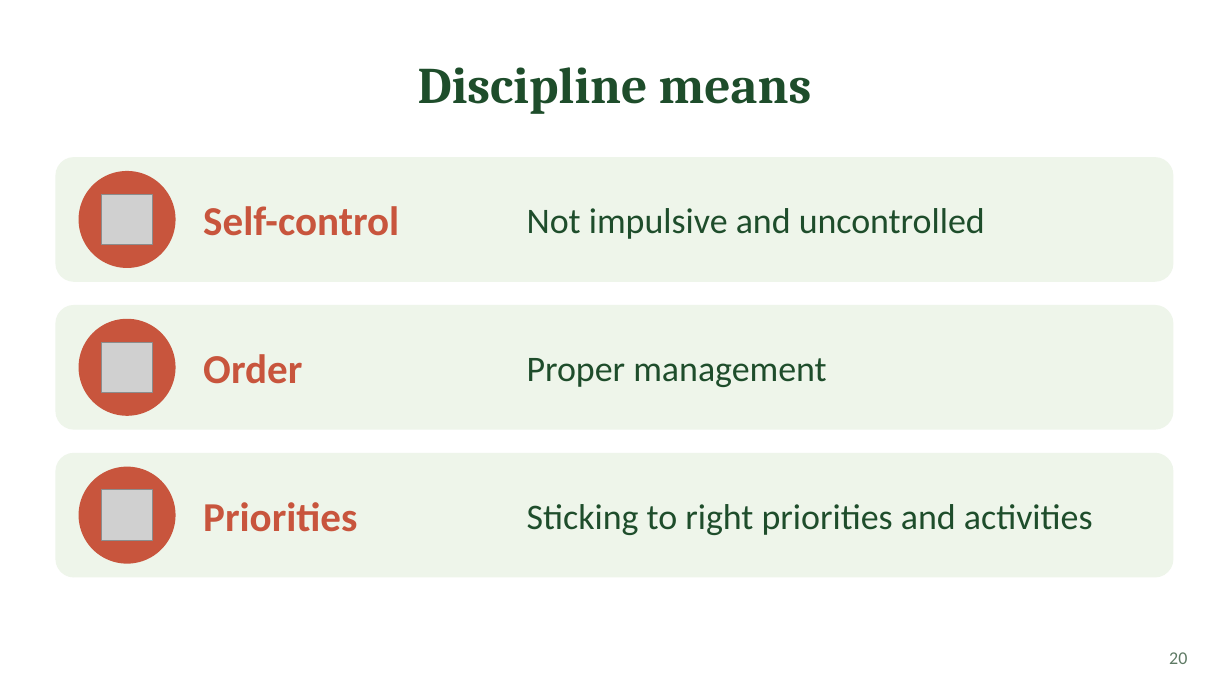
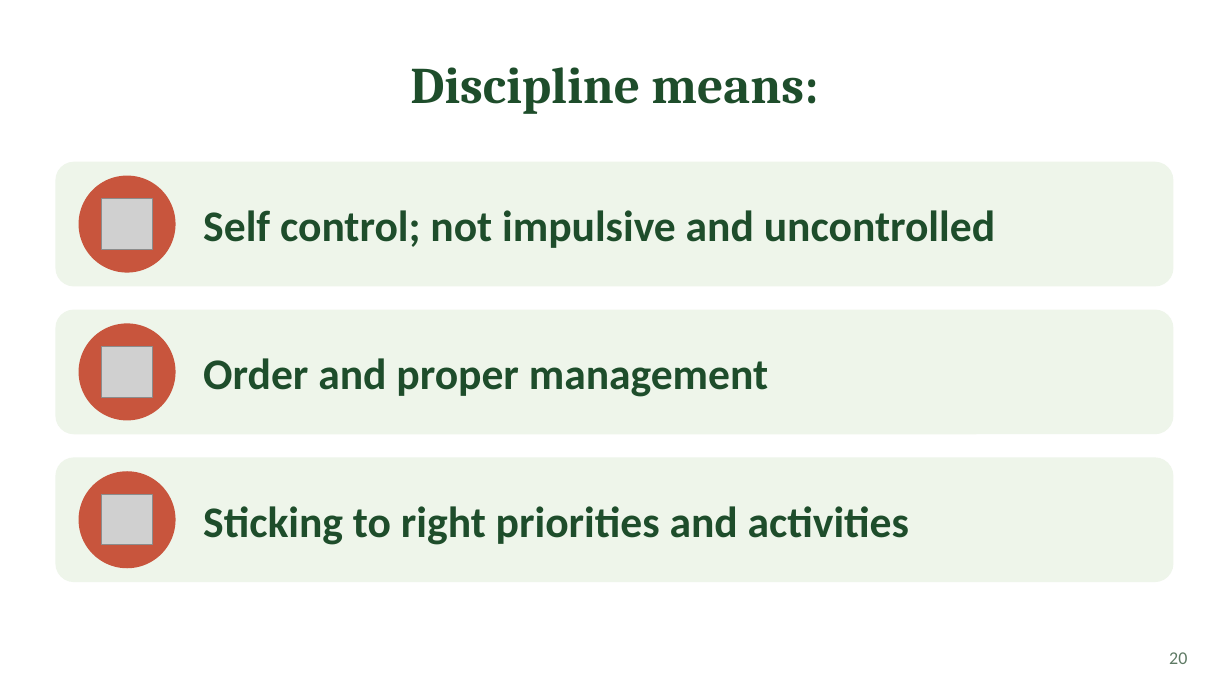
Before and after one commit to FactoJanrenzo/demohub, a slide deck: slide 20 of presentation/Sowing-the-Best.pptx. Drawn at 1232x693 pixels with LibreOffice and Linux fonts; fonts in the diff are those of the drawing; grey boxes stand for pictures; background and template pictures are left out. Boxes give left, top, right and bottom in pixels: in the first picture for what was removed or moved away, otherwise in the second. Text is boxed around its words. In the diff, an @@ line names an element or a change of style, - is before the commit and + after.

```diff
--- a/presentation/Sowing-the-Best.pptx
+++ b/presentation/Sowing-the-Best.pptx
@@ title at (x1=410, y1=67, x2=818, y2=114): text changed @@
-Discipline means
+Discipline means:
@@ text removed at (x1=527, y1=208, x2=985, y2=239) @@
-Not impulsive and uncontrolled
@@ text at (x1=203, y1=210, x2=995, y2=248): text changed; size 32 to 34 pt; text colour #C8553D to #1E4D2B @@
-Self-control
+Self control; not impulsive and uncontrolled
@@ text at (x1=203, y1=358, x2=768, y2=397): text changed; size 28 to 34 pt; bold on @@
-Proper management
+Order and proper management
@@ text removed at (x1=203, y1=354, x2=302, y2=384) @@
-Order
@@ 3 pictures, 3 rounded rectangles, 3 ellipses moved together from (x1=55, y1=157, x2=1174, y2=578) to (x1=55, y1=162, x2=1174, y2=582) @@
@@ text "Sticking to right priorities and ..." moved from (x1=527, y1=504, x2=1093, y2=535) to (x1=203, y1=506, x2=909, y2=545) @@
@@ text "Sticking to right priorities and ..." at (x1=203, y1=506, x2=909, y2=545): size 28 to 34 pt, bold on @@
@@ text removed at (x1=203, y1=502, x2=357, y2=532) @@
-Priorities
```
Also in this commit, not shown: 25 other slides changed, 2 slides added, 3 slides removed, 2 other files.
